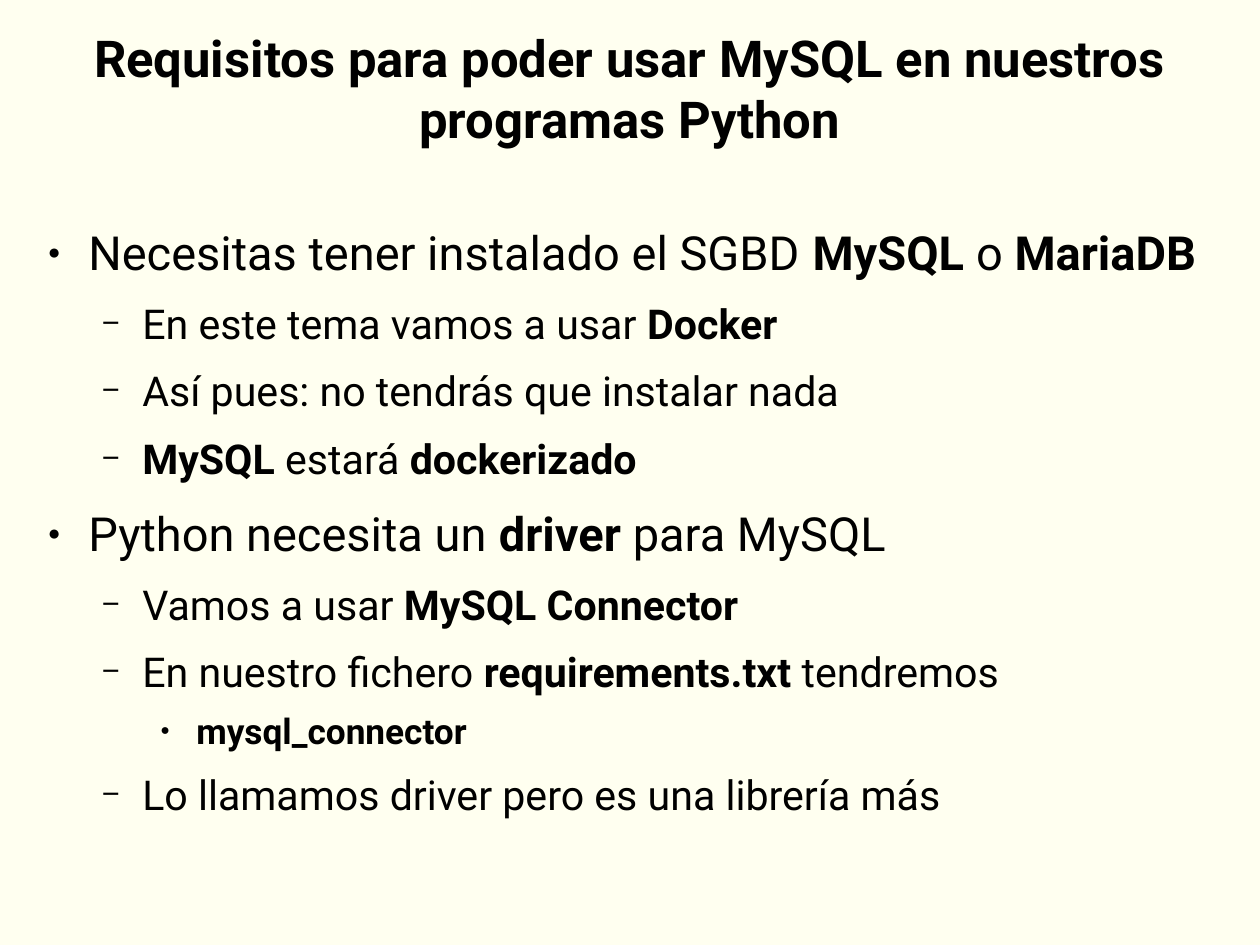
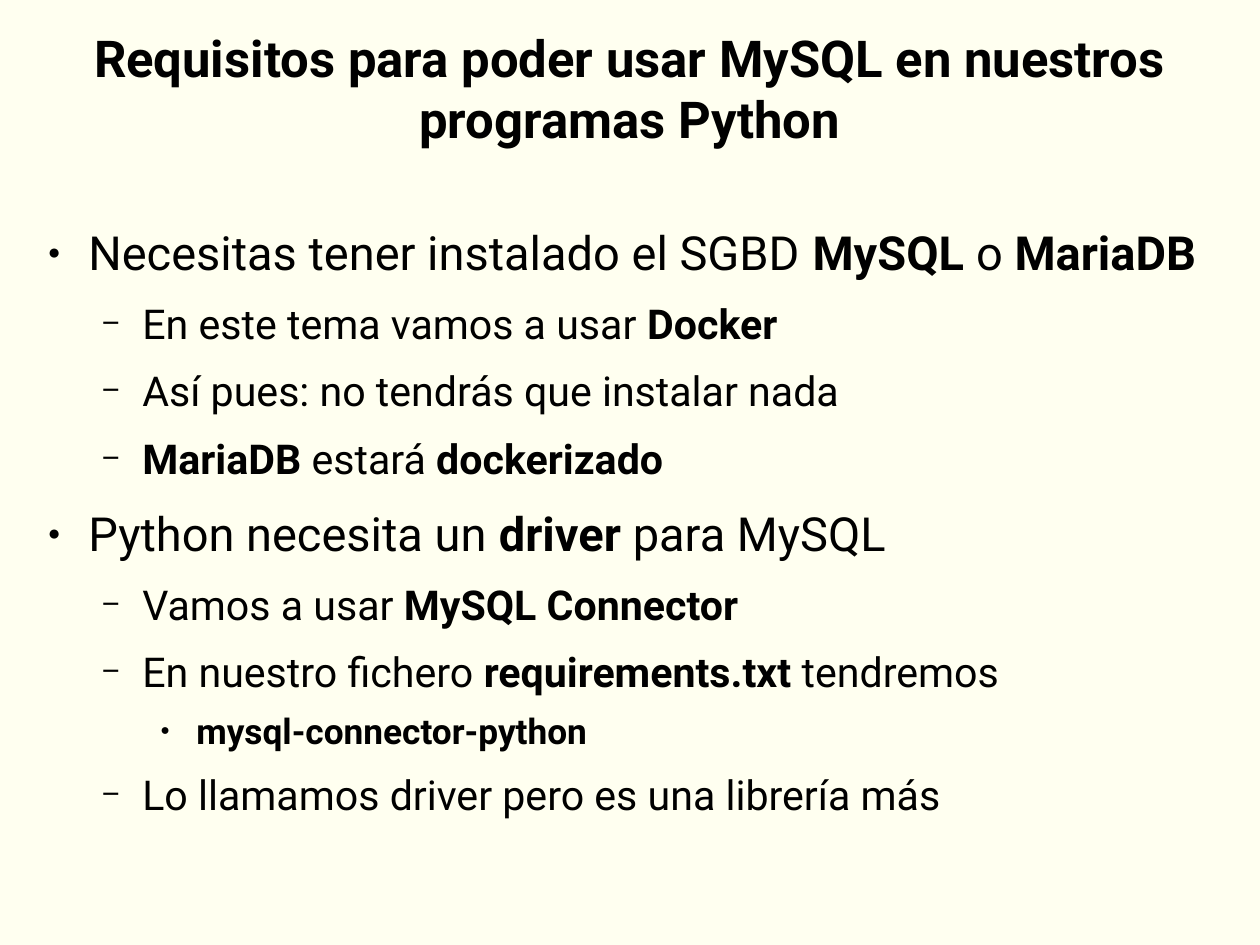
Before and after one commit to rgmf/dwes, a slide deck: slide 2 of unidades/06_acceso_a_bases_de_datos/presentacion/bbdd.odp. Drawn at 1260x945 pixels with LibreOffice and Linux fonts; fonts in the diff are those of the drawing. Boxes give left, top, right and bottom in pixels: in the first picture for what was removed or moved away, otherwise in the second. Text is boxed around its words. In the diff, an @@ line names an element or a change of style, - is before the commit and + after.

```diff
--- a/unidades/06_acceso_a_bases_de_datos/presentacion/bbdd.odp
+++ b/unidades/06_acceso_a_bases_de_datos/presentacion/bbdd.odp
@@ text at <box>142,443,663,475</box>: text changed @@
-  − MySQL estará dockerizado
+  − MariaDB estará dockerizado
@@ text at <box>196,717,587,752</box>: text changed @@
-    ● mysql_connector
+    ● mysql-connector-python
```
Also in this commit, not shown: 2 other slides changed, 2 slides added, 1 slide removed.
